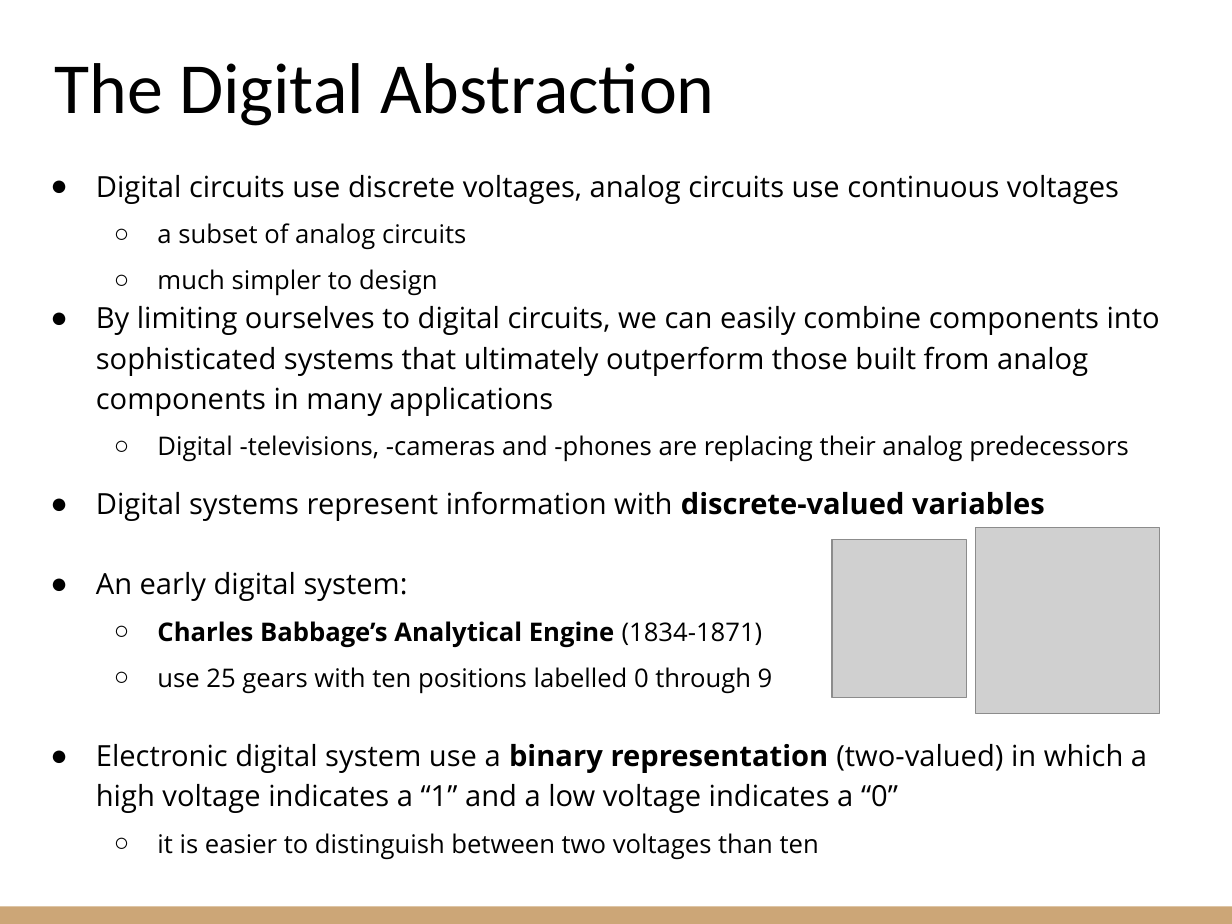
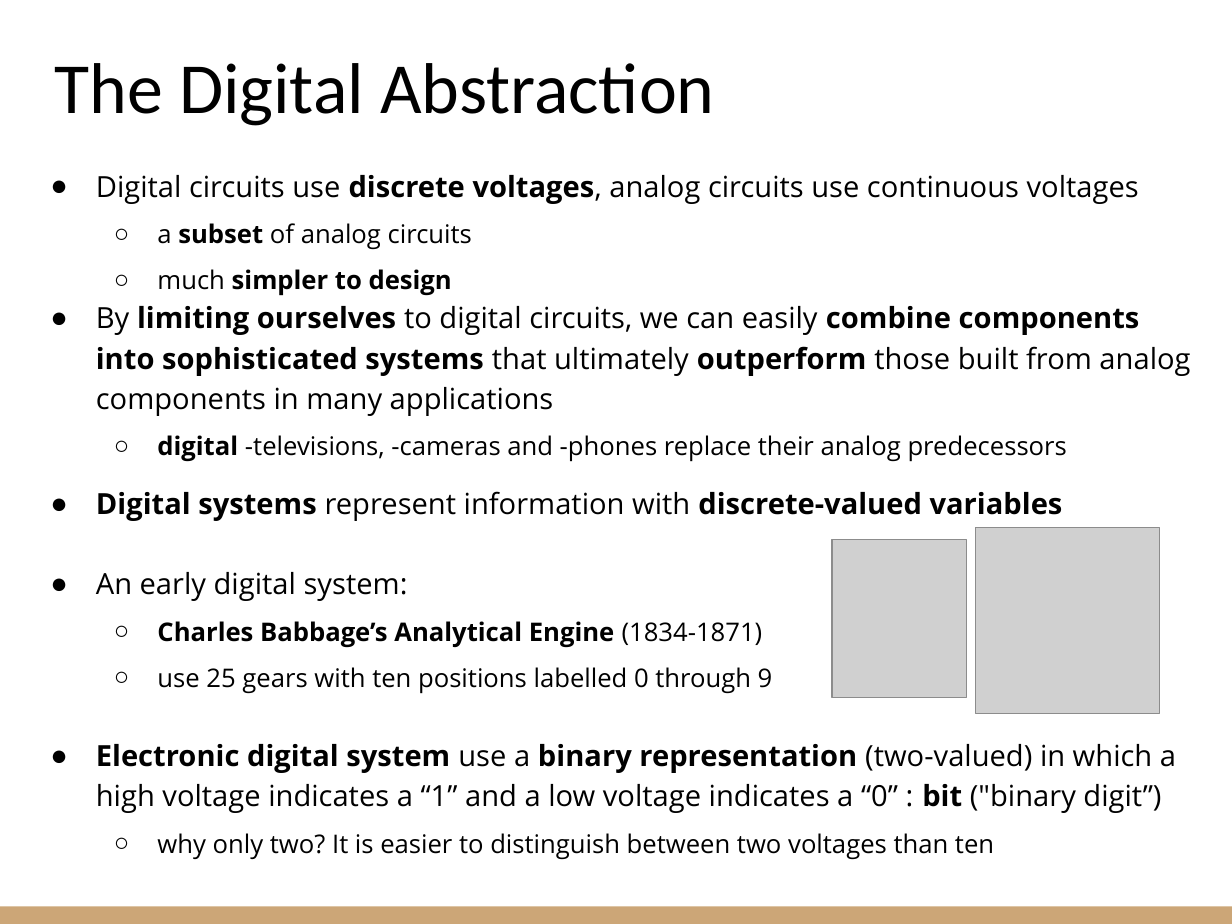
Before and after one commit to riccardoberta/esd, a slide deck: slide 7 of 01 - The Digital Abstraction.pptx. Drawn at 1232x924 pixels with LibreOffice and Linux fonts; fonts in the diff are those of the drawing; grey boxes stand for pictures. Boxes give left, top, right and bottom in pixels: in the first picture for what was removed or moved away, otherwise in the second. Text is boxed around its words. In the diff, an @@ line names an element or a change of style, - is before the commit and + after.

```diff
--- a/01 - The Digital Abstraction.pptx
+++ b/01 - The Digital Abstraction.pptx
@@ text at (x1=96, y1=175, x2=1190, y2=521): bold on in "discrete voltages,", "subset", "simpler to design", "limiting ourselves combine components into sophisticated sys ..." and 1 more places @@
@@ text at (x1=157, y1=435, x2=1067, y2=462): text changed @@
-  ○ Digital -televisions, -cameras and -phones are replacing their analog predecessors
+  ○ digital -televisions, -cameras and -phones replace their analog predecessors
@@ text at (x1=96, y1=744, x2=1176, y2=860): text changed @@
-● Electronic digital system use a binary representation (two-valued) in which a high voltage indicates a “1” and a low voltage indicates a “0”
-  ○ it is easier to distinguish between two voltages than ten
+● Electronic digital system use a binary representation (two-valued) in which a high voltage indicates a “1” and a low voltage indicates a “0” : bit ("binary digit”)
+  ○ why only two? It is easier to distinguish between two voltages than ten
```
Also in this commit, not shown: 11 other slides changed, 2 slides added, 20 other files.
